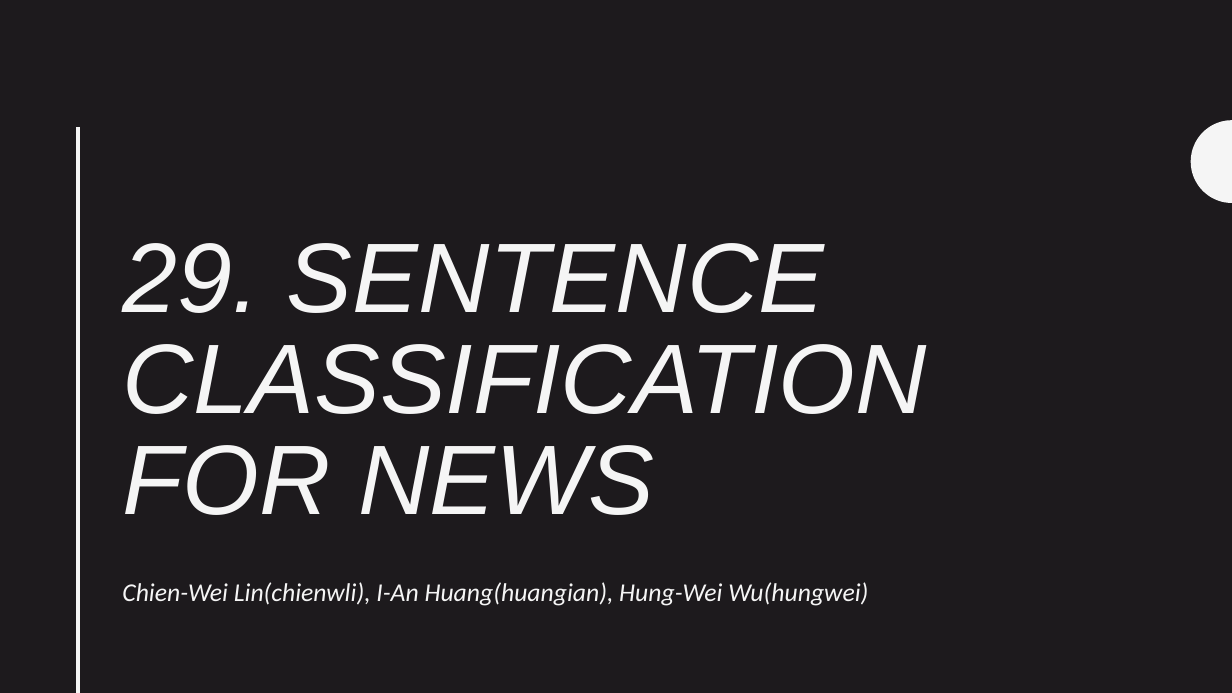
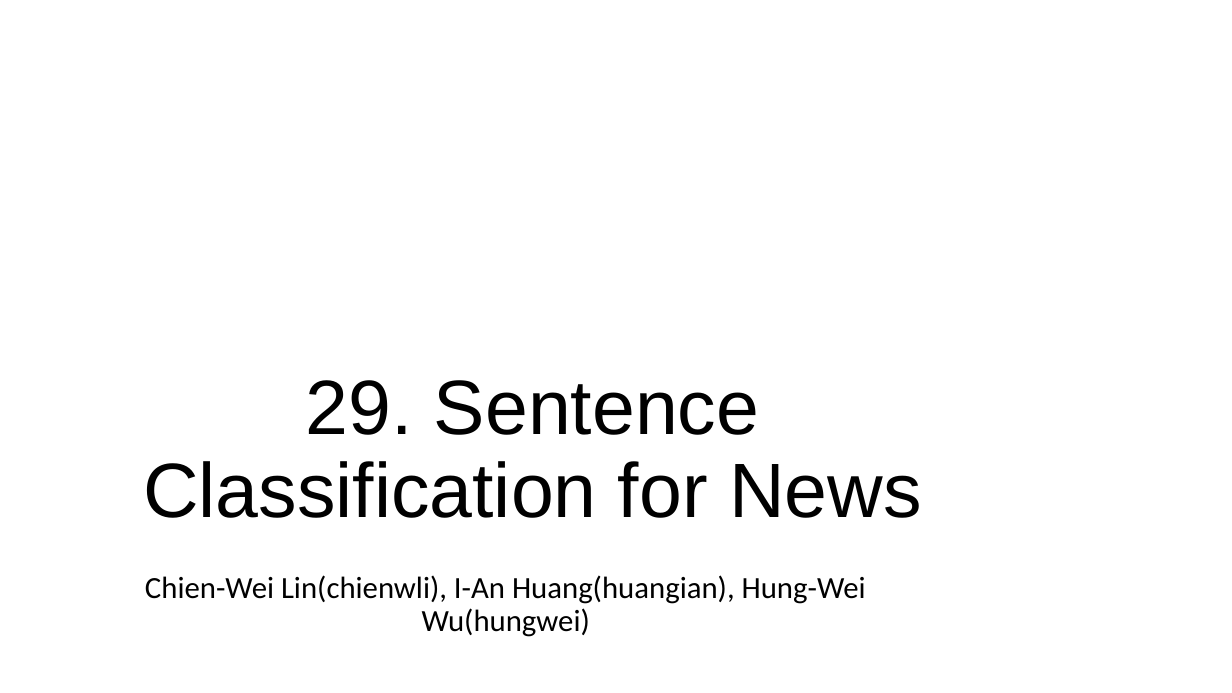
Before and after one commit to wayne1199111810/sentence_classification_for_news_titles, a slide deck: slide 1 of report/29.Sentence_Classification_For_News.pptx. Drawn at 1232x693 pixels with LibreOffice and Linux fonts; fonts in the diff are those of the drawing. Boxes give left, top, right and bottom in pixels: in the first picture for what was removed or moved away, otherwise in the second. Text is boxed around its words. In the diff, an @@ line names an element or a change of style, - is before the commit and + after.

```diff
--- a/report/29.Sentence_Classification_For_News.pptx
+++ b/report/29.Sentence_Classification_For_News.pptx
@@ background #1D1A1D to #FFFFFF @@
@@ line removed from (78, 127) to (78, 692) @@
@@ freeform shape removed at <box>1191,121,1232,203</box> @@
@@ title at <box>143,380,922,518</box>: text changed; size 57.8 to 45 pt; text colour #F5F5F5 to #000000; italic off @@
-29. SENTENCE CLASSIFICATION FOR NEWS
+29. Sentence Classification for News
@@ subtitle "Chien-Wei Lin(chienwli), I-An Huang(huangian), Hung-Wei ..." at <box>145,575,866,637</box>: size 15 to 18 pt, text colour #F5F5F5 to #000000, italic off; alignment left to centre; line spacing 1.14 to 0.9 @@
```
Also in this commit, not shown: 3 other slides changed, 3 slides added, 39 other files.
